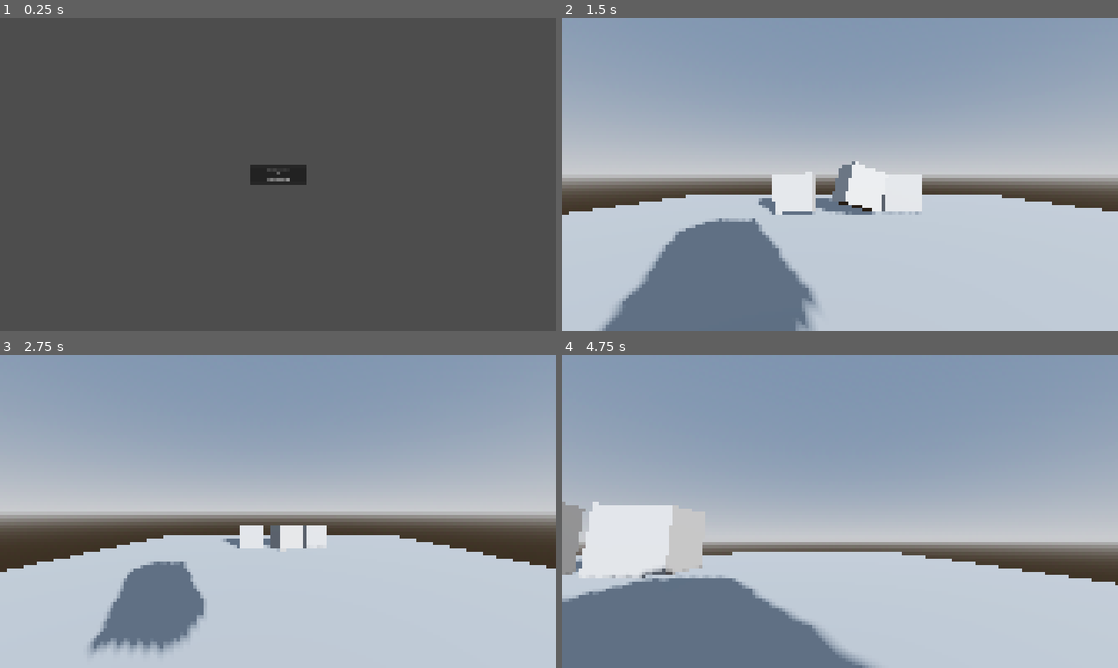
Above: before the commit, frames 1-4 (two rows, left to right).
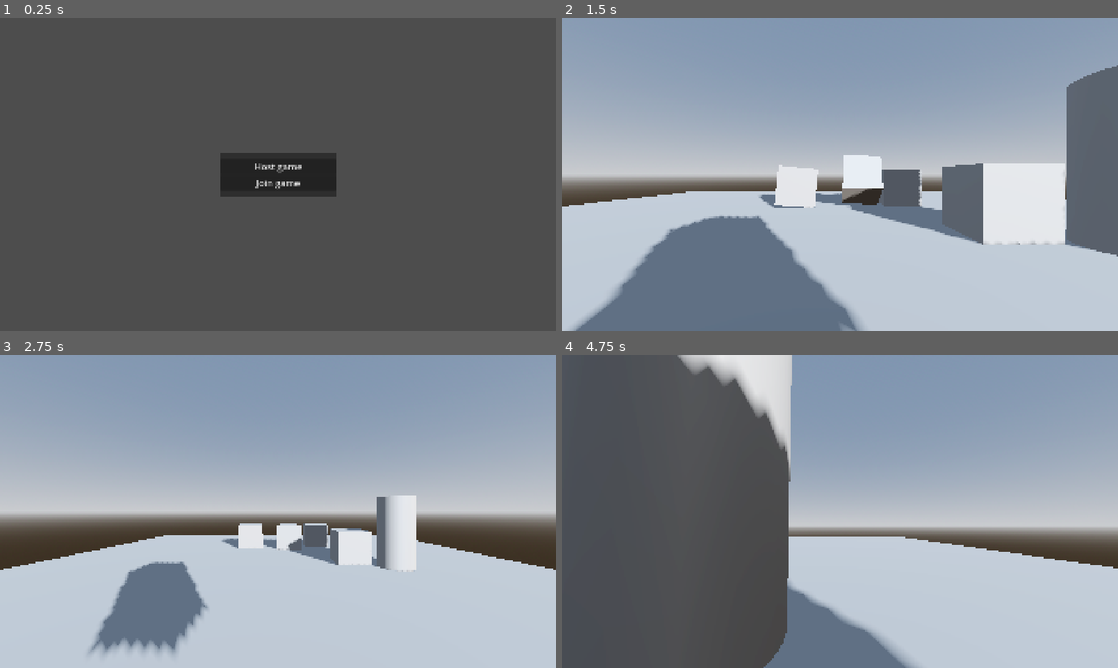
Above: after the commit, the same moments.

Repository: Arox315/Horror-Game
Game: Godot game, scene res://stages/playground/playground.tscn
Two runs of this game, one before a commit and one after it. Both use one fixed random seed, a clock stepped at 60 frames per second and the inputs below. The project has no main scene, so this scene is started directly.
Inputs (mouse positions are in pixels of both pictures, inside the frame that each line leads up to):
- Up to frame 1 (0.25 s): no input
- Up to frame 2 (1.5 s): tap Enter at 0.5 s; move the mouse to (962, 158) at 0.52 s; hold D (right) 0.53-1.25 s; tap E (interact, bound only after the commit) at 0.6 s; click (962, 158) at 0.67 s; tap Space (jump) at 0.77 s; click "Host game" at 1.25 s
- Up to frame 3 (2.75 s): move the mouse to (166, 527) at 2.02 s; hold S (back) from 2.03 s (still down); tap E (interact, bound only after the commit) at 2.1 s; tap Space (jump) at 2.27 s
- Up to frame 4 (4.75 s): move the mouse to (895, 442) at 2.77 s; release S (back) at 2.78 s; hold D (right) 2.78-3.53 s; tap E (interact, bound only after the commit) at 2.85, 3.6, 4.35 s; move the mouse to (812, 574) at 3.52 s; hold W (forward) from 3.53 s (still down); click (812, 574) at 3.67 s; tap Space (jump) at 3.77, 4.52 s; move the mouse to (878, 514) at 4.27 s

The runs differ from the first frame. In frame 1, 2.5% of the frame differs, in the area x 39-61%, y 43-58%; in frame 2, 17%; in frame 3, 3.7%; in frame 4, 49%, in the area x 0-100%, y 0-100%.

Commit message:
feat: Implement interactable objects with triggers and popup functionality

Diff:
--- /dev/null
+++ b/common/interactable/object/interactable_object.gd
@@ -0,0 +1,23 @@
+class_name InteractableObject
+extends Node3D
+
+@export var prompt_message: String = "Press [{str}] to interact"
+@export var prompt_input: String = "interact"
+
+var interactable_trigger: InteractableTrigger
+
+func _ready() -> void:
+	interactable_trigger = get_node("InteractableTrigger")
+
+	if not interactable_trigger:
+		printerr("Interactable trigger not set for interactable object: ", self)
+	else:
+		interactable_trigger.interacted.connect(_on_interacted)
+		interactable_trigger.prompt_message = prompt_message
+		interactable_trigger.prompt_input = prompt_input
+		interactable_trigger.interactable_popup.set_content(interactable_trigger.get_prompt())
+
+
+func _on_interacted(body:Variant) -> void:
+	var mess:String = "Body: {body}, Interacted with object: {obj}"
+	print_debug(mess.format({"body":body,"obj":self}))
--- /dev/null
+++ b/common/interactable/popup/interactable_popup.gd
@@ -0,0 +1,11 @@
+class_name InteractablePopup
+extends Label3D
+
+
+func _ready() -> void:
+	pass
+	#popup_content.add_theme_font_size_override("font_size",popup_content.get_theme_default_font_size())
+
+
+func set_content(content:String) -> void:
+	text = content
--- /dev/null
+++ b/common/interactable/popup/interactable_popup.tscn
@@ -0,0 +1,11 @@
+[gd_scene load_steps=2 format=3 uid="uid://pyqgun4aom8y"]
+
+[ext_resource type="Script" uid="uid://cxtri71ma5ap5" path="res://common/interactable/popup/interactable_popup.gd" id="1_0qw7g"]
+
+[node name="InteractablePopup" type="Label3D"]
+pixel_size = 0.001
+billboard = 1
+no_depth_test = true
+texture_filter = 5
+font_size = 64
+script = ExtResource("1_0qw7g")
--- /dev/null
+++ b/common/interactable/trigger/interactable_trigger.gd
@@ -0,0 +1,61 @@
+class_name InteractableTrigger
+extends CollisionObject3D
+
+signal interacted(body: Variant)
+
+@export_group("Flags")
+@export var can_interact: bool = true
+@export var hidden_interacable: bool = false
+
+var prompt_message: String = "Press [{str}] to interact"
+var prompt_input: String = "interact"
+
+@onready var trigger_area: CollisionShape3D = $TriggerArea
+@onready var interactable_popup: InteractablePopup = $InteractablePopup
+
+
+func _ready() -> void:
+	# set collisions to 2nd layer
+	set_collision_layer_value(1, false)
+	set_collision_mask_value(1, false)
+	set_collision_layer_value(2, true)
+	set_collision_mask_value(2, true)
+
+	if not can_interact:
+		disable()
+	else:
+		enable()
+
+	hide_popup()
+
+
+func interact(body: Variant) -> void:
+	interacted.emit(body)
+
+
+func disable() -> void:
+	visible = false
+	trigger_area.disabled = true
+
+
+func enable() -> void:
+	visible = true
+	trigger_area.disabled = false
+
+
+func get_prompt():
+	var key_name = ""
+	for action in InputMap.action_get_events(prompt_input):
+		if action is InputEventKey:
+			key_name = action.as_text_physical_keycode()
+			break
+	return prompt_message.format({"str":key_name})
+
+
+func show_popup() -> void:
+	if not hidden_interacable:
+		interactable_popup.visible = true
+
+
+func hide_popup() -> void:
+	interactable_popup.visible = false
--- /dev/null
+++ b/common/interactable/trigger/interactable_trigger.tscn
@@ -0,0 +1,16 @@
+[gd_scene load_steps=4 format=3 uid="uid://dbwe4mpgrbf1o"]
+
+[ext_resource type="Script" uid="uid://dmwx4icen0n4q" path="res://common/interactable/trigger/interactable_trigger.gd" id="1_c2qss"]
+[ext_resource type="PackedScene" uid="uid://pyqgun4aom8y" path="res://common/interactable/popup/interactable_popup.tscn" id="2_mxfnr"]
+
+[sub_resource type="BoxShape3D" id="BoxShape3D_mxfnr"]
+
+[node name="InteractableTrigger" type="StaticBody3D"]
+collision_layer = 2
+collision_mask = 2
+script = ExtResource("1_c2qss")
+
+[node name="TriggerArea" type="CollisionShape3D" parent="."]
+shape = SubResource("BoxShape3D_mxfnr")
+
+[node name="InteractablePopup" parent="." instance=ExtResource("2_mxfnr")]
--- a/entities/character/character.tscn
+++ b/entities/character/character.tscn
@@ -1,6 +1,7 @@
-[gd_scene load_steps=7 format=3 uid="uid://c7ksecespxm2u"]
+[gd_scene load_steps=8 format=3 uid="uid://c7ksecespxm2u"]
 
 [ext_resource type="Script" uid="uid://cktonvsvavro3" path="res://entities/character/character.gd" id="1_glpr6"]
+[ext_resource type="PackedScene" uid="uid://shh7ov5oet2b" path="res://entities/character/interact-ray/interact_ray.tscn" id="2_6i0tm"]
 
 [sub_resource type="BoxShape3D" id="BoxShape3D_glpr6"]
 
@@ -38,6 +39,10 @@
 		material_override = StandardMaterial3D.new()
 	get_active_material(0).albedo_color = color
 	is_ready = true
+
+
+func generate_new_color() -> void:
+	color = Color(RandomColorGenerator.rand_hex())
 "
 
 [node name="Character" type="CharacterBody3D"]
@@ -49,6 +54,8 @@
 [node name="Neck" type="Node3D" parent="."]
 
 [node name="Camera3D" type="Camera3D" parent="Neck"]
+
+[node name="InteractRay" parent="Neck" instance=ExtResource("2_6i0tm")]
 
 [node name="PositionSynchronizer" type="MultiplayerSynchronizer" parent="."]
 replication_config = SubResource("SceneReplicationConfig_0c2ax")
--- /dev/null
+++ b/entities/character/interact-ray/interact_ray.gd
@@ -0,0 +1,41 @@
+class_name InteractRay
+extends RayCast3D
+
+var current_interactable: InteractableTrigger = null:
+	set(value):
+		if current_interactable && current_interactable != value:
+			current_interactable.hide_popup()
+		current_interactable = value
+
+
+func _ready() -> void:
+	collide_with_areas = false
+	collide_with_bodies = true
+	set_collision_mask_value(1,true)
+	set_collision_mask_value(2,true)
+
+
+func _physics_process(delta: float) -> void:
+	if !is_colliding():
+		hide_previous_popup_on_stop_colliding()
+		return
+
+	var collider = get_collider()
+
+	if collider is not InteractableTrigger:
+		hide_previous_popup_on_stop_colliding()
+		return
+
+	# show the popup only for the player that is looking at the interactable object
+	if owner.is_multiplayer_authority():
+		collider.show_popup()
+	current_interactable = collider
+
+	if Input.is_action_just_pressed(collider.prompt_input):
+		collider.interact(owner)
+
+
+func hide_previous_popup_on_stop_colliding() -> void:
+	if current_interactable:
+		current_interactable.hide_popup()
+		current_interactable = null
--- /dev/null
+++ b/entities/character/interact-ray/interact_ray.tscn
@@ -0,0 +1,7 @@
+[gd_scene load_steps=2 format=3 uid="uid://shh7ov5oet2b"]
+
+[ext_resource type="Script" uid="uid://mriex8ufwkwm" path="res://entities/character/interact-ray/interact_ray.gd" id="1_ngixa"]
+
+[node name="InteractRay" type="RayCast3D"]
+target_position = Vector3(0, 0, -1.5)
+script = ExtResource("1_ngixa")
--- a/globals/multiplayer_manager.gd
+++ b/globals/multiplayer_manager.gd
@@ -44,3 +44,20 @@
 		return
 
 	current_scene.get_node(str(id)).queue_free()
+
+
+#@rpc("any_peer","reliable")
+#func request_hide_interactable_popup(peer_id: int):
+	#if not multiplayer.is_server():
+		#return
+	##var peer_id := multiplayer.get_remote_sender_id()
+	#rpc_id(peer_id,"hide_popup")
+#
+#
+#@rpc("any_peer","reliable")
+#func request_show_interactable_popup(peer_id: int):
+	#if not multiplayer.is_server():
+		#return
+	##var peer_id := multiplayer.get_remote_sender_id()
+	#print(peer_id)
+	#rpc_id(peer_id,"show_popup")
--- a/project.godot
+++ b/project.godot
@@ -21,8 +21,8 @@
 
 [display]
 
-window/size/viewport_width=3840
-window/size/viewport_height=2160
+window/size/viewport_width=1920
+window/size/viewport_height=1080
 window/size/window_width_override=1280
 window/size/window_height_override=720
 window/stretch/mode="canvas_items"
@@ -69,3 +69,8 @@
 "events": [Object(InputEventKey,"resource_local_to_scene":false,"resource_name":"","device":-1,"window_id":0,"alt_press …(189 unchanged characters)…
 ]
 }
+interact={
+"deadzone": 0.2,
+"events": [Object(InputEventKey,"resource_local_to_scene":false,"resource_name":"","device":-1,"window_id":0,"alt_pressed":false,"shift_pressed":false,"ctrl_pressed":false,"meta_pressed":false,"pressed":false,"keycode":0,"physical_keycode":69,"key_label":0,"unicode":101,"location":0,"echo":false,"script":null)
+]
+}
--- a/stages/playground/playground.tscn
+++ b/stages/playground/playground.tscn
@@ -1,7 +1,9 @@
-[gd_scene load_steps=8 format=3 uid="uid://dvi7lqoafi1cl"]
+[gd_scene load_steps=16 format=3 uid="uid://dvi7lqoafi1cl"]
 
 [ext_resource type="PackedScene" uid="uid://352pm4hcxqtx" path="res://stages/playground/block.tscn" id="1_qchbg"]
 [ext_resource type="Script" uid="uid://cnglits2m8u6w" path="res://scripts/multiplayer_menu.gd" id="2_elqxi"]
+[ext_resource type="Script" uid="uid://soo14qrxfc6t" path="res://common/interactable/object/interactable_object.gd" id="3_sx8fd"]
+[ext_resource type="PackedScene" uid="uid://dbwe4mpgrbf1o" path="res://common/interactable/trigger/interactable_trigger.tscn" id="4_ruau5"]
 
 [sub_resource type="BoxMesh" id="BoxMesh_edjgo"]
 size = Vector3(15, 0.5, 15)
@@ -22,10 +24,34 @@
 tonemap_mode = 2
 glow_enabled = true
 
+[sub_resource type="GDScript" id="GDScript_sx8fd"]
+script/source = "extends InteractableObject
+
+func _ready() -> void:
+	prompt_message = \"Press [{str}] to change color!\"
+	super()
+
+
+func _on_interacted(body: Variant) -> void:
+	body.body_model.generate_new_color()
+"
+
+[sub_resource type="BoxShape3D" id="BoxShape3D_elqxi"]
+
+[sub_resource type="BoxMesh" id="BoxMesh_sx8fd"]
+
+[sub_resource type="CylinderMesh" id="CylinderMesh_o6tti"]
+
+[sub_resource type="CylinderShape3D" id="CylinderShape3D_ruau5"]
+
+[sub_resource type="CylinderShape3D" id="CylinderShape3D_bkhp6"]
+height = 2.1
+radius = 0.55
+
 [node name="Playground" type="Node3D"]
 
 [node name="floor" type="StaticBody3D" parent="."]
-transform = Transform3D(1, 0, 0, 0, 1, 0, 0, 0, 1, 0.179533, -0.431361, -0.0125275)
+transform = Transform3D(1, 0, 0, 0, 1, 0, 0, 0, 1, 0, -0.25, 0)
 metadata/_edit_group_ = true
 
 [node name="MeshInstance3D" type="MeshInstance3D" parent="floor"]
@@ -106,5 +132,35 @@
 _spawnable_scenes = PackedStringArray("uid://c7ksecespxm2u")
 spawn_path = NodePath("..")
 
+[node name="ColorChanger" type="RigidBody3D" parent="."]
+transform = Transform3D(1, 0, 0, 0, 1, 0, 0, 0, 1, 2.24658, 1.04155, 0)
+script = SubResource("GDScript_sx8fd")
+
+[node name="CollisionShape3D" type="CollisionShape3D" parent="ColorChanger"]
+shape = SubResource("BoxShape3D_elqxi")
+
+[node name="MeshInstance3D" type="MeshInstance3D" parent="ColorChanger"]
+mesh = SubResource("BoxMesh_sx8fd")
+
+[node name="InteractableTrigger" parent="ColorChanger" instance=ExtResource("4_ruau5")]
+
+[node name="TestInteractable" type="StaticBody3D" parent="."]
+transform = Transform3D(1, 0, 0, 0, 1, 0, 0, 0, 1, 3.36354, 1, 0.636051)
+script = ExtResource("3_sx8fd")
+
+[node name="MeshInstance3D" type="MeshInstance3D" parent="TestInteractable"]
+mesh = SubResource("CylinderMesh_o6tti")
+
+[node name="CollisionShape3D" type="CollisionShape3D" parent="TestInteractable"]
+shape = SubResource("CylinderShape3D_ruau5")
+
+[node name="InteractableTrigger" parent="TestInteractable" instance=ExtResource("4_ruau5")]
+
+[node name="TriggerArea" parent="TestInteractable/InteractableTrigger" index="0"]
+shape = SubResource("CylinderShape3D_bkhp6")
+
 [connection signal="pressed" from="MultiplayerMenu/Panel/VBoxContainer/HostButton" to="MultiplayerMenu" method="_on_host_button_pressed"]
 [connection signal="pressed" from="MultiplayerMenu/Panel/VBoxContainer/JoinButton" to="MultiplayerMenu" method="_on_join_button_pressed"]
+
+[editable path="ColorChanger/InteractableTrigger"]
+[editable path="TestInteractable/InteractableTrigger"]
Not shown, added: common/interactable/object/interactable_object.gd.uid
Not shown, added: common/interactable/popup/interactable_popup.gd.uid
Not shown, added: common/interactable/trigger/interactable_trigger.gd.uid
Not shown, added: entities/character/interact-ray/interact_ray.gd.uid
